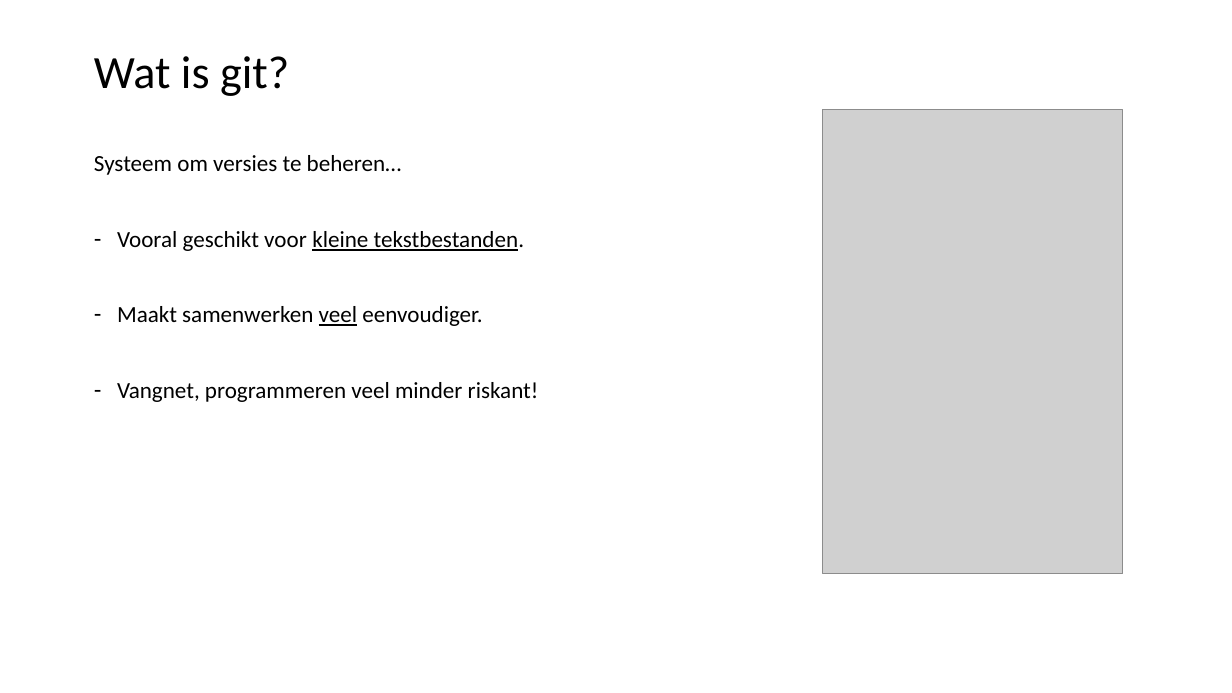
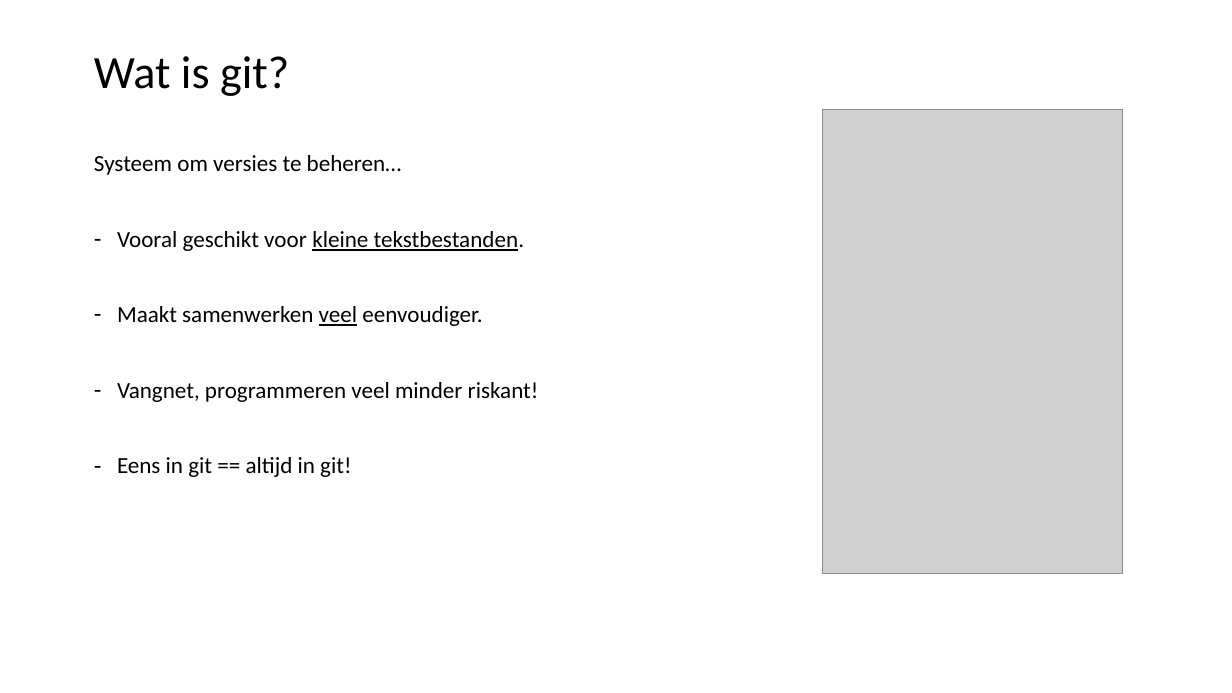
Before and after one commit to LFKoning/knowledge-sharing, a slide deck: slide 4 of git/1_basics/git_basic.pptx. Drawn at 1232x693 pixels with LibreOffice and Linux fonts; fonts in the diff are those of the drawing; grey boxes stand for pictures. Boxes give left, top, right and bottom in pixels: in the first picture for what was removed or moved away, otherwise in the second. Text is boxed around its words. In the diff, an @@ line names an element or a change of style, - is before the commit and + after.

```diff
--- a/git/1_basics/git_basic.pptx
+++ b/git/1_basics/git_basic.pptx
@@ text at (x1=117, y1=457, x2=351, y2=477): paragraph added @@
+– Eens in git == altijd in git!
```
Also in this commit, not shown: 3 other slides changed, 8 slides added, 2 slides removed.
